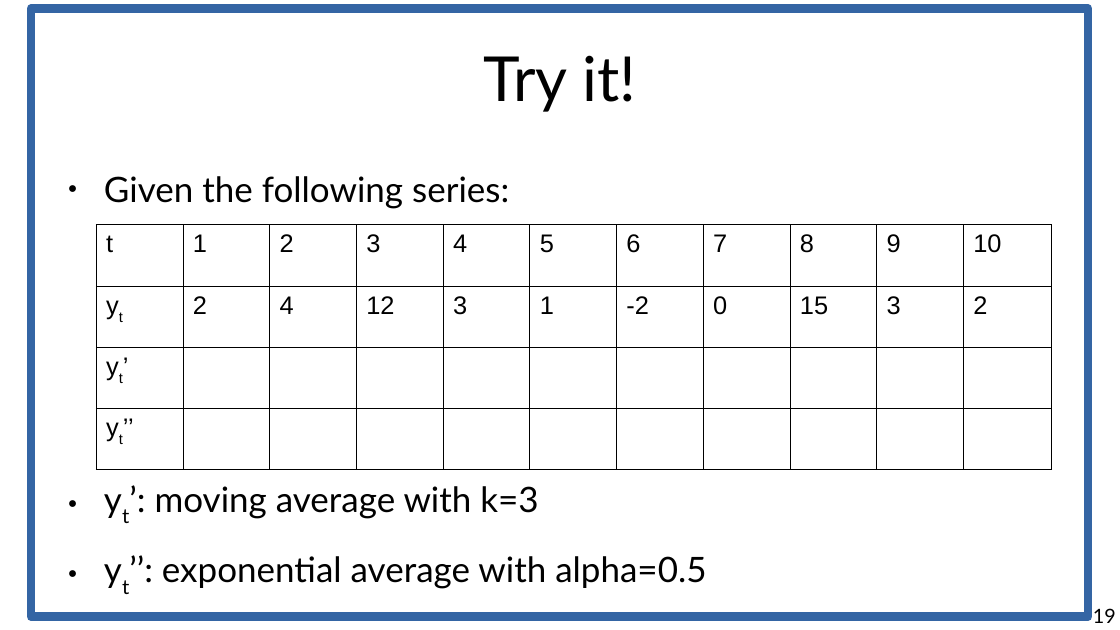
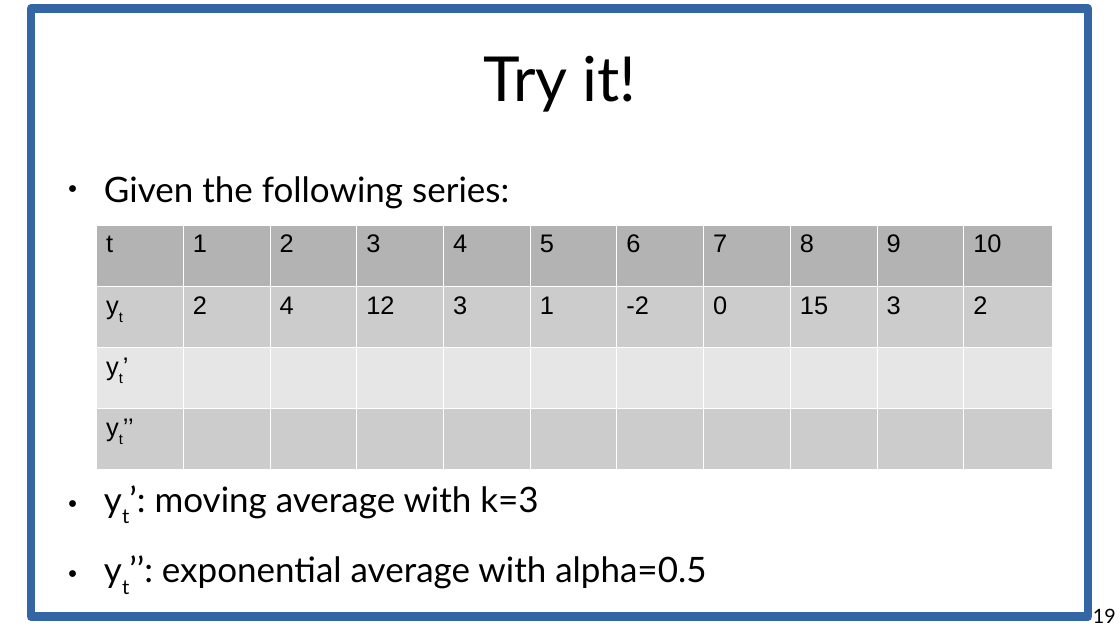
Before and after one commit to marco-calautti/data-mining-course, a slide deck: slide 19 of theory/tt11_time_series.odp. Drawn at 1120x630 pixels with LibreOffice and Linux fonts; fonts in the diff are those of the drawing. Boxes give left, top, right and bottom in pixels: in the first picture for what was removed or moved away, otherwise in the second. Text is boxed around its words. In the diff, an @@ line names an element or a change of style, - is before the commit and + after.

```diff
--- a/theory/tt11_time_series.odp
+++ b/theory/tt11_time_series.odp
@@ table at [97,225,1049,470] @@
@@ fill none to #B3B3B3 in row 1 @@
@@ fill none to #CCCCCC in 12 cells @@
@@ fill none to #E6E6E6 in row 3, column 1 @@
@@ borders changed @@
```
Also in this commit, not shown: 5 other slides changed, 19 slides added, 3 slides removed.
